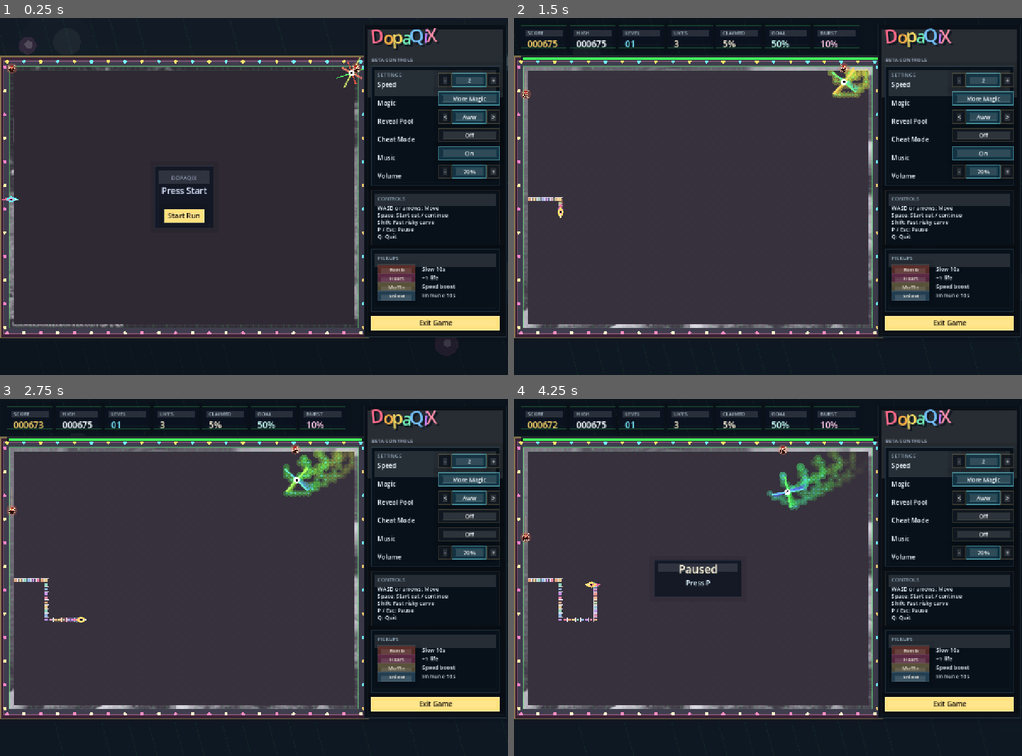
Above: before the commit, frames 1-4 (two rows, left to right).
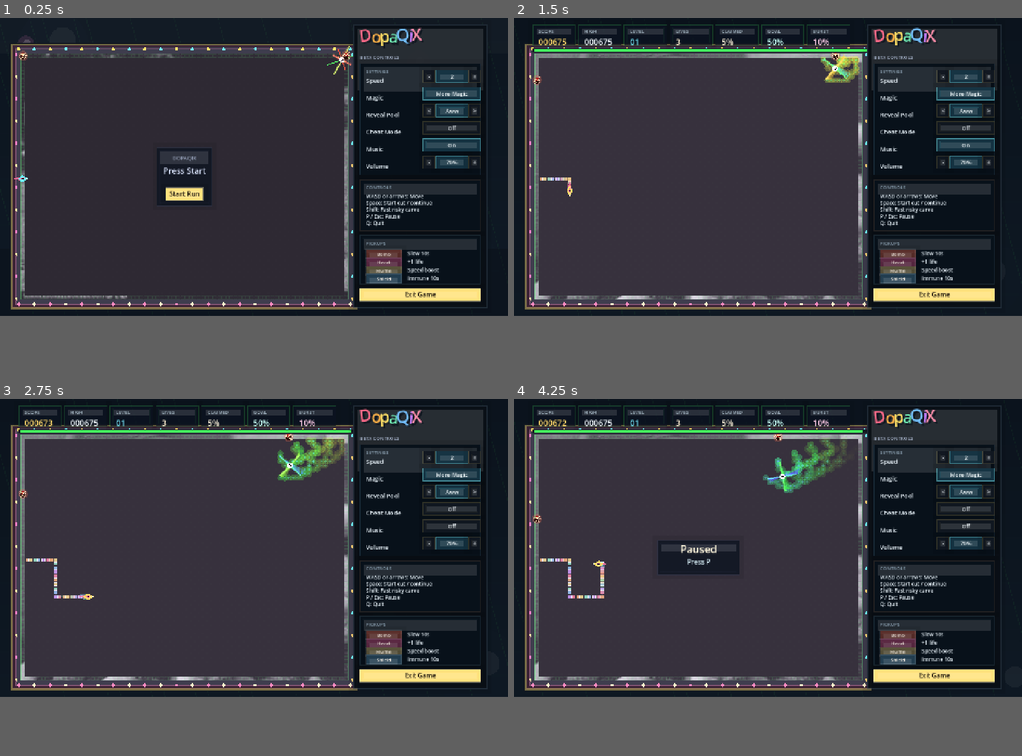
Above: after the commit, the same moments.

Repository: soolafsen/DopaQixNative2
Game: Godot game, scene res://main.tscn
Same seed, same stepped clock (60 frames per second), same inputs: the game is played once before the commit and once after it.
Inputs (mouse positions are in pixels of both pictures, inside the frame that each line leads up to):
- Up to frame 1 (0.25 s): no input
- Up to frame 2 (1.5 s): tap Enter at 0.5 s; move the mouse to (879, 178) at 0.52 s; hold D (move_right) 0.53-1.28 s; tap Space (accept) at 0.6 s; click (879, 178) at 0.67 s; move the mouse to (666, 214) at 1.27 s; hold S (move_down) from 1.28 s (still down); tap Shift (boost_cut) at 1.35 s
- Up to frame 3 (2.75 s): move the mouse to (304, 498) at 2.02 s; release S (move_down) at 2.03 s; hold D (move_right) from 2.03 s (still down); hold M (toggle_music) from 2.03 s (still down)
- Up to frame 4 (4.25 s): move the mouse to (742, 648) at 2.77 s; release D (move_right) at 2.78 s; release M (toggle_music) at 2.78 s; hold W (move_up) 2.78-3.53 s; tap Enter at 2.85 s; click (742, 648) at 2.92 s; move the mouse to (920, 631) at 3.52 s; hold A (move_left) from 3.53 s (still down); tap P at 3.6 s
The window is 800x562 before the commit and 800x469 after it. Grey fills any space a smaller window leaves; there, only what the larger window draws over its background counts as a difference.

The runs differ from the first frame. In frame 1, 29% of the frame differs, in the area x 0-100%, y 1-93%; in frame 2, 29%; in frame 3, 30%; in frame 4, 33%, in the area x 0-99%, y 1-90%.

Commit message:
fix(ui): scale cabinet for fullscreen

Diff:
--- a/project.godot
+++ b/project.godot
@@ -12,8 +12,8 @@
 
 [display]
 
-window/size/viewport_width=1280
-window/size/viewport_height=900
+window/size/viewport_width=1366
+window/size/viewport_height=800
 window/stretch/mode="canvas_items"
 window/stretch/aspect="expand"
 window/size/mode=3
--- a/scripts/game.gd
+++ b/scripts/game.gd
@@ -1389,7 +1389,7 @@
 func _board_rect() -> Rect2:
 	var cabinet_width: float = BOARD_RECT.size.x + SIDEBAR_GAP + SIDEBAR_WIDTH
 	var left: float = maxf(24.0, floor((size.x - cabinet_width) * 0.5))
-	var top: float = BOARD_RECT.position.y + maxf(0.0, floor((size.y - 900.0) * 0.42))
+	var top: float = clampf(floor(size.y * 0.12), 92.0, 122.0)
 	return Rect2(Vector2(left, top), BOARD_RECT.size)
 
 
@@ -2258,7 +2258,7 @@
 func _draw_hud() -> void:
 	var board := _board_rect()
 	var header_x := board.position.x - 6.0
-	var card_y := board.position.y - 102.0
+	var card_y := maxf(18.0, board.position.y - 78.0)
 	var card_height := 56.0
 	var gap := 8.0
 	var card_width := 115.0
@@ -2276,11 +2276,11 @@
 		var rect := Rect2(Vector2(header_x + index * (card_width + gap), card_y), Vector2(card_width, card_height))
 		_draw_metric_card(rect, card["label"], card["value"], card["accent"], card["size"])
 
-	var power_rect := Rect2(Vector2(board.position.x - 6.0, board.position.y - 26.0), Vector2(board.size.x + 28.0, 12.0))
+	var power_rect := Rect2(Vector2(board.position.x - 6.0, board.position.y - 14.0), Vector2(board.size.x + 28.0, 10.0))
 	draw_rect(power_rect, Color("10151f", 0.95), true)
 	var remaining: float = clamp(1.0 - elapsed_seconds / LEVEL_TIME_LIMIT, 0.0, 1.0)
 	var fill_color := Color("43ff60").lerp(Color("ff9d59"), 1.0 - remaining)
-	draw_rect(Rect2(power_rect.position + Vector2(4.0, 3.0), Vector2((power_rect.size.x - 8.0) * remaining, 6.0)), fill_color, true)
+	draw_rect(Rect2(power_rect.position + Vector2(4.0, 2.0), Vector2((power_rect.size.x - 8.0) * remaining, 6.0)), fill_color, true)
 	draw_rect(power_rect, _with_alpha(Color("ecffef"), 0.1), false, 1.0)
 
 	var effects := []
